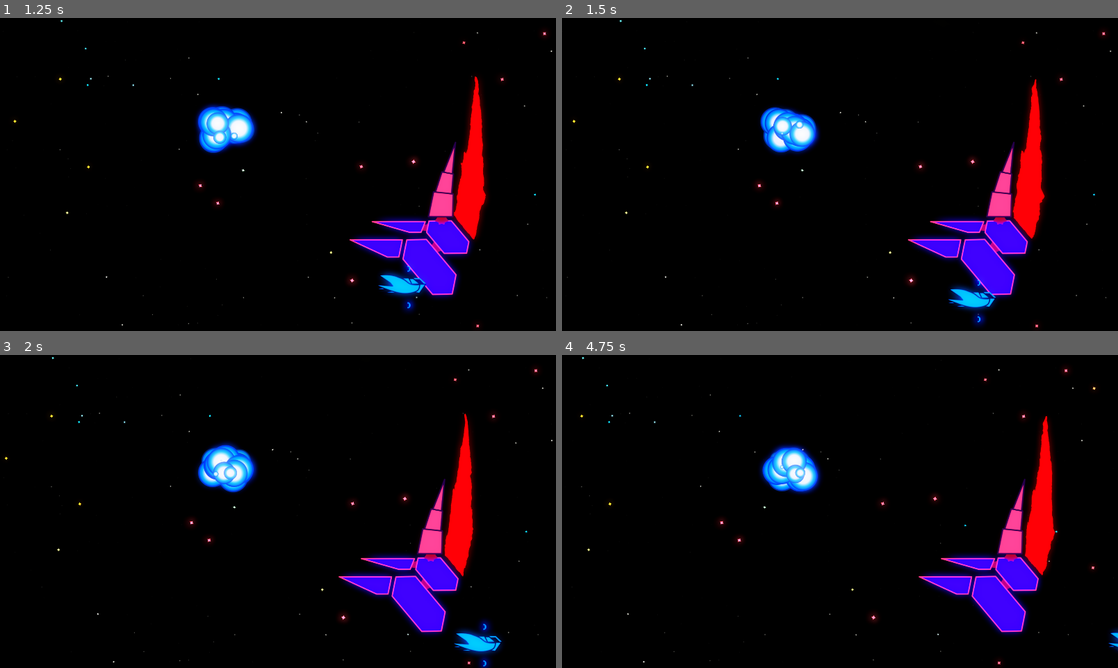
Above: before the commit, frames 1-4 (two rows, left to right).
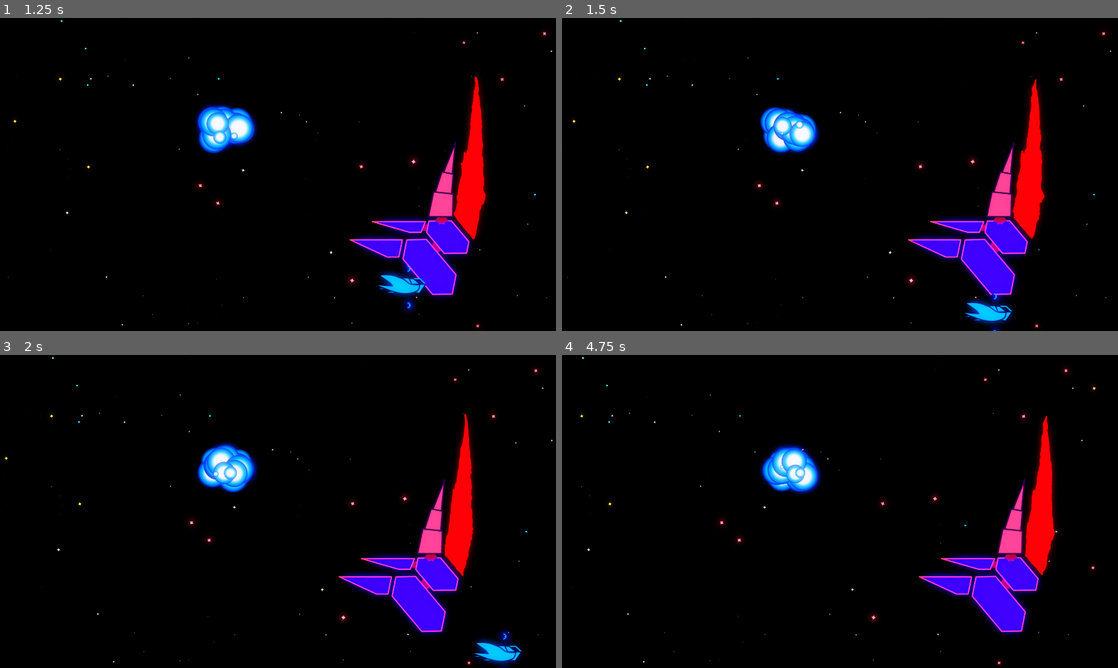
Above: after the commit, the same moments.

Repository: Zemiro-dev/StarfighterGemini
Game: Godot game, scene res://world/world_viewport_container.tscn
The game is run twice, just before and just after one commit, with the same random seed, the same clock (stepped at 60 frames per second) and the same inputs.
Inputs:
- Up to frame 1 (1.25 s): click "Debug Art" at 0.5 s
- Up to frame 2 (1.5 s): hold D (right) from 1.28 s (still down); hold Shift (dash) from 1.28 s (still down)
- Up to frame 3 (2 s): keep holding D (right); keep holding Shift (dash)
- Up to frame 4 (4.75 s): release D (right) at 2.03 s; release Shift (dash) at 2.03 s; hold S (down) 2.03-2.78 s; tap L (dev_a) at 2.1, 3.6 s; hold D (right) 2.78-3.53 s; hold Shift (dash) 2.78-3.53 s; hold W (up) 3.53-4.28 s; hold A (left) from 4.28 s (still down); hold Shift (dash) from 4.28 s (still down)

Frame 1 is identical in both runs. In frame 2, 1.0% of the frame differs, in the area x 69-82%, y 82-100%; in frame 3, 1.1%, in the area x 81-94%, y 84-100%; in frame 4, less than 0.1%.

Commit message:
improvements to the collisions for the player

Diff:
--- a/game/actors/physics_body_move_resolver.gd
+++ b/game/actors/physics_body_move_resolver.gd
@@ -1,5 +1,7 @@
 extends Node
 class_name PhysicsBodyMoveResolver
+
+const MAX_COLLISIONS = 5
 
 class MoveRequest extends Resource:
 	var body: PhysicsBody2D
@@ -7,36 +9,52 @@
 	var steering: Steering
 	var should_slow: bool = false
 
+func resolve_collisions(delta: float, velocity: Vector2, body: PhysicsBody2D) -> Vector2:
+	var motion := delta * velocity
+	var next_velocity := velocity
+	var has_been_attacked := false
+	for i in range(MAX_COLLISIONS):
+		var collision: KinematicCollision2D = body.move_and_collide(motion)
+		if collision:
+			var collider: Object = collision.get_collider()
+			var depth := collision.get_depth()
+			var remainder := collision.get_remainder()
+			var collider_type = GameActor.get_actor_type(collider)
+			var normal = collision.get_normal()
+
+			## No matter what resolve overlap
+			if !is_zero_approx(depth):
+				body.global_position += depth * normal
+
+			# Base Movement Effects
+			match (collider_type):
+				GameActor.ActorType.UNKNOWN, GameActor.ActorType.TERRAIN, GameActor.ActorType.ENEMY, GameActor.ActorType.DESTRUCTIBLE:
+					motion = remainder.bounce(normal)
+					next_velocity = next_velocity.bounce(normal)
+			### Damage and Additional Knockback
+			match (collider_type):
+				GameActor.ActorType.ENEMY:
+					if !has_been_attacked and GameActor.check_and_attack(collider, body) >= 0:
+						next_velocity += next_velocity.normalized() * 2000.
+						print(next_velocity)
+						has_been_attacked = true
+		else:
+			break;
+	return next_velocity
+
 
 func resolve(request: MoveRequest, delta: float) -> Vector2:
 	var velocity := request.velocity
 	var steering := request.steering
-	var body :=	 request.body
 	if steering:
 		if !request.should_slow:
 			velocity = steering.steer(velocity, delta)
 		else:
 			velocity = steering.slow(velocity, delta)
 
-	var collision: KinematicCollision2D = body.move_and_collide(velocity * delta)
-	if collision:
-			var collider: Object = collision.get_collider()
-			var depth := collision.get_depth()
-			var remainder := collision.get_remainder()
-			var collider_type = GameActor.get_actor_type(collider)
-			var normal = collision.get_normal()
-			## Base Movement Effects
-			match (collider_type):
-				GameActor.ActorType.UNKNOWN, GameActor.ActorType.TERRAIN, GameActor.ActorType.ENEMY, GameActor.ActorType.DESTRUCTIBLE:
-					var nvdot := normal.dot(velocity.normalized())
-					if nvdot <= 0.:
-						velocity = velocity.bounce(normal)
-
-			## Damage and Additional Knockback
-			match (collider_type):
-				GameActor.ActorType.ENEMY:
-					if GameActor.check_and_attack(collider, request.body) >= 0:
-						velocity += velocity.normalized() * 600.
+	velocity = resolve_collisions(delta, velocity, request.body)
 	if steering and steering.should_overspeed_break(velocity):
 		velocity = steering.overspeed_break(velocity, delta)
+	#print('next velocity ', velocity)
+	#print('')
 	return velocity
--- a/game/project.godot
+++ b/game/project.godot
@@ -31,24 +31,28 @@
 "deadzone": 0.2,
 "events": [Object(InputEventJoypadMotion,"resource_local_to_scene":false,"resource_name":"","device":-1,"axis":1,"axis_value":-1.0,"script":null)
 , Object(InputEventKey,"resource_local_to_scene":false,"resource_name":"","device":-1,"window_id":0,"alt_pressed":false …(183 unchanged characters)…
+, Object(InputEventJoypadButton,"resource_local_to_scene":false,"resource_name":"","device":-1,"button_index":11,"pressure":0.0,"pressed":true,"script":null)
 ]
 }
 down={
 "deadzone": 0.2,
 "events": [Object(InputEventJoypadMotion,"resource_local_to_scene":false,"resource_name":"","device":-1,"axis":1,"axis_value":1.0,"script":null)
 , Object(InputEventKey,"resource_local_to_scene":false,"resource_name":"","device":-1,"window_id":0,"alt_pressed":false …(183 unchanged characters)…
+, Object(InputEventJoypadButton,"resource_local_to_scene":false,"resource_name":"","device":-1,"button_index":12,"pressure":0.0,"pressed":true,"script":null)
 ]
 }
 left={
 "deadzone": 0.2,
 "events": [Object(InputEventKey,"resource_local_to_scene":false,"resource_name":"","device":-1,"window_id":0,"alt_press …(191 unchanged characters)…
 , Object(InputEventJoypadMotion,"resource_local_to_scene":false,"resource_name":"","device":-1,"axis":0,"axis_value":-1.0,"script":null)
+, Object(InputEventJoypadButton,"resource_local_to_scene":false,"resource_name":"","device":-1,"button_index":13,"pressure":0.0,"pressed":true,"script":null)
 ]
 }
 right={
 "deadzone": 0.2,
 "events": [Object(InputEventJoypadMotion,"resource_local_to_scene":false,"resource_name":"","device":-1,"axis":0,"axis_value":1.0,"script":null)
 , Object(InputEventKey,"resource_local_to_scene":false,"resource_name":"","device":-1,"window_id":0,"alt_pressed":false …(183 unchanged characters)…
+, Object(InputEventJoypadButton,"resource_local_to_scene":false,"resource_name":"","device":-1,"button_index":14,"pressure":0.0,"pressed":true,"script":null)
 ]
 }
 dash={
--- a/game/world/debug/world_debug.tscn
+++ b/game/world/debug/world_debug.tscn
@@ -1306,7 +1306,7 @@
 offset_right = 1889.0
 offset_bottom = 115.0
 theme_override_font_sizes/font_size = 64
-text = "FPS: 143.0"
+text = "FPS: 145.0"
 script = ExtResource("30_tj5ml")
 
 [node name="WorldEnvironment" parent="." instance=ExtResource("64_otf24")]
